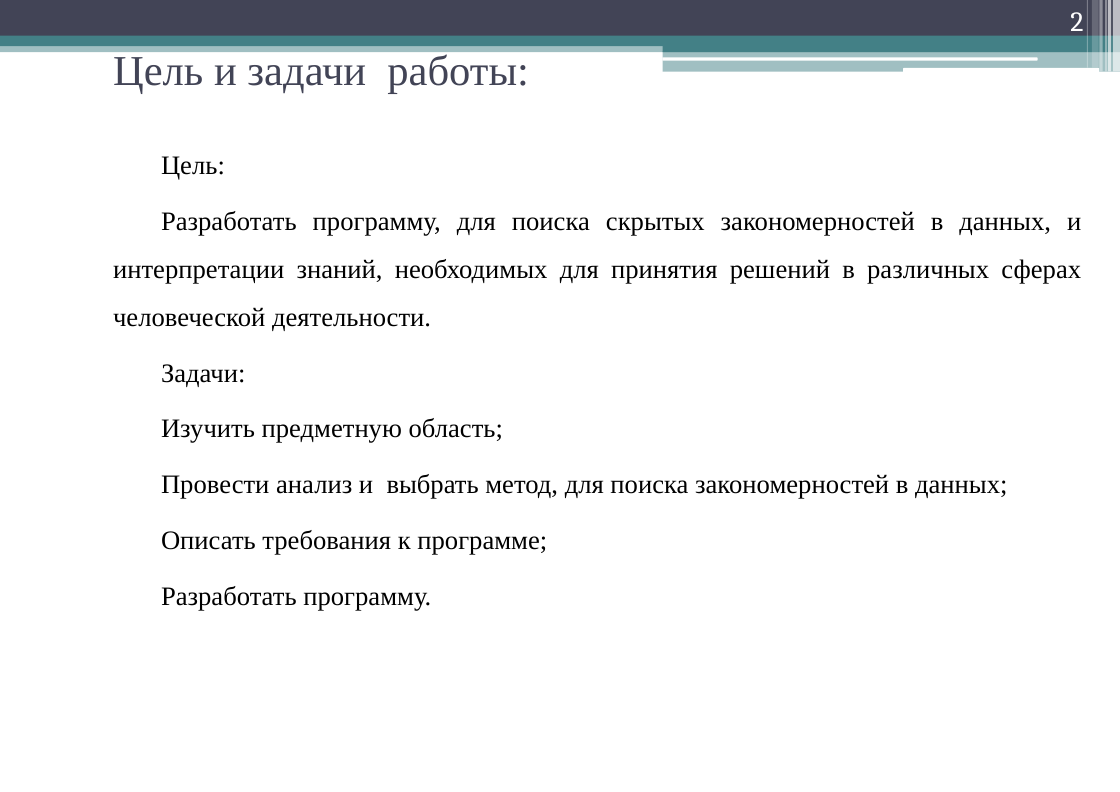
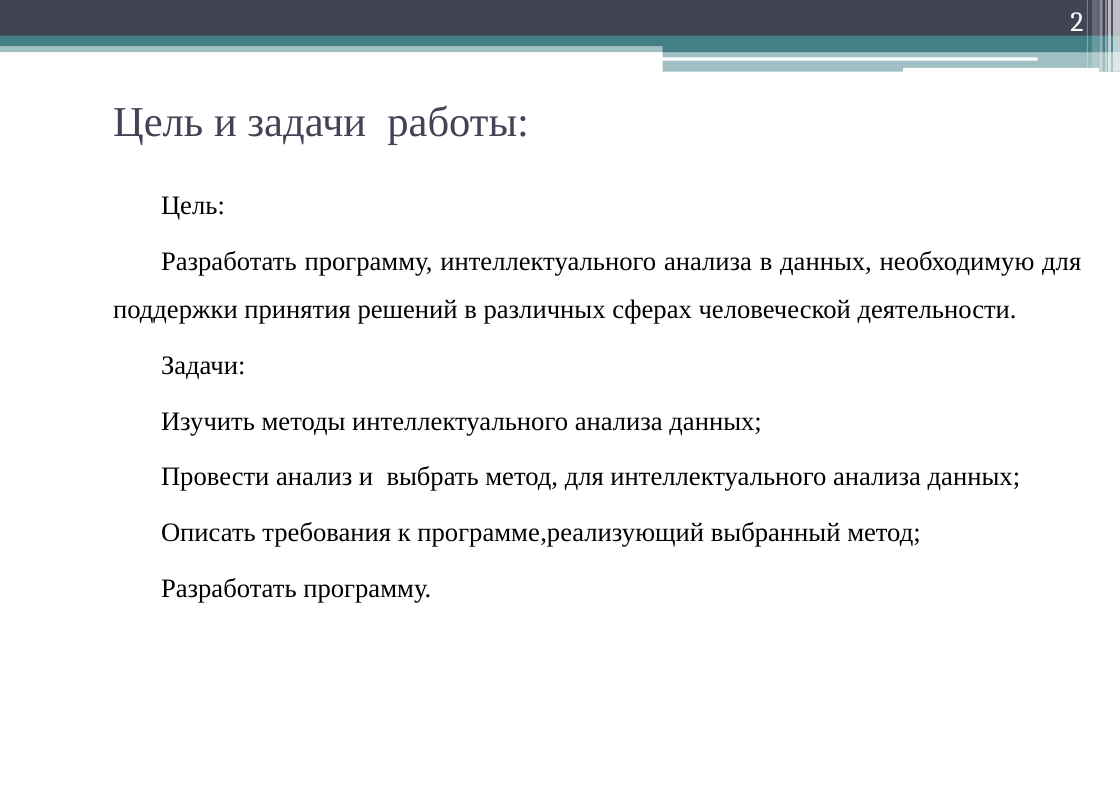
Before and after one commit to geper/DOC_decision_trees, a slide deck: slide 2 of Prezent.pptx. Drawn at 1120x792 pixels with LibreOffice and Linux fonts; fonts in the diff are those of the drawing. Boxes give left, top, right and bottom in pixels: in the first picture for what was removed or moved away, otherwise in the second. Text is boxed around its words. In the diff, an @@ line names an element or a change of style, - is before the commit and + after.

```diff
--- a/Prezent.pptx
+++ b/Prezent.pptx
@@ title "Цель и задачи работы:": place and size @@
-title "Цель и задачи работы:" at <box>113,54,529,94</box>
+title "Цель и задачи работы:" at <box>113,105,529,145</box>
@@ text at <box>113,251,1081,324</box>: text changed @@
-Разработать программу, для поиска скрытых закономерностей в данных, и интерпретации знаний, необходимых для принятия решений в различных сферах человеческой деятельности.
+Разработать программу, интеллектуального анализа в данных, необходимую для поддержки принятия решений в различных сферах человеческой деятельности.
@@ text at <box>161,412,1020,547</box>: text changed @@
-Изучить предметную область;
-Провести анализ и выбрать метод, для поиска закономерностей в данных;
-Описать требования к программе;
+Изучить методы интеллектуального анализа данных;
+Провести анализ и выбрать метод, для интеллектуального анализа данных;
+Описать требования к программе,реализующий выбранный метод;
```
Also in this commit, not shown: 12 other slides changed, 1 slide added, 3 other files.
